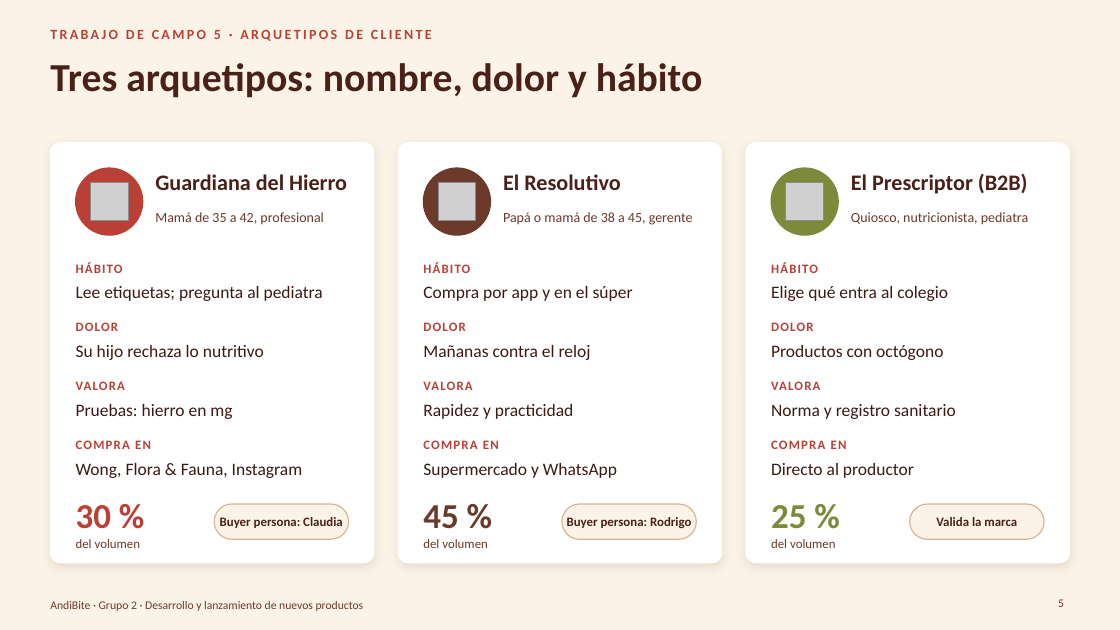
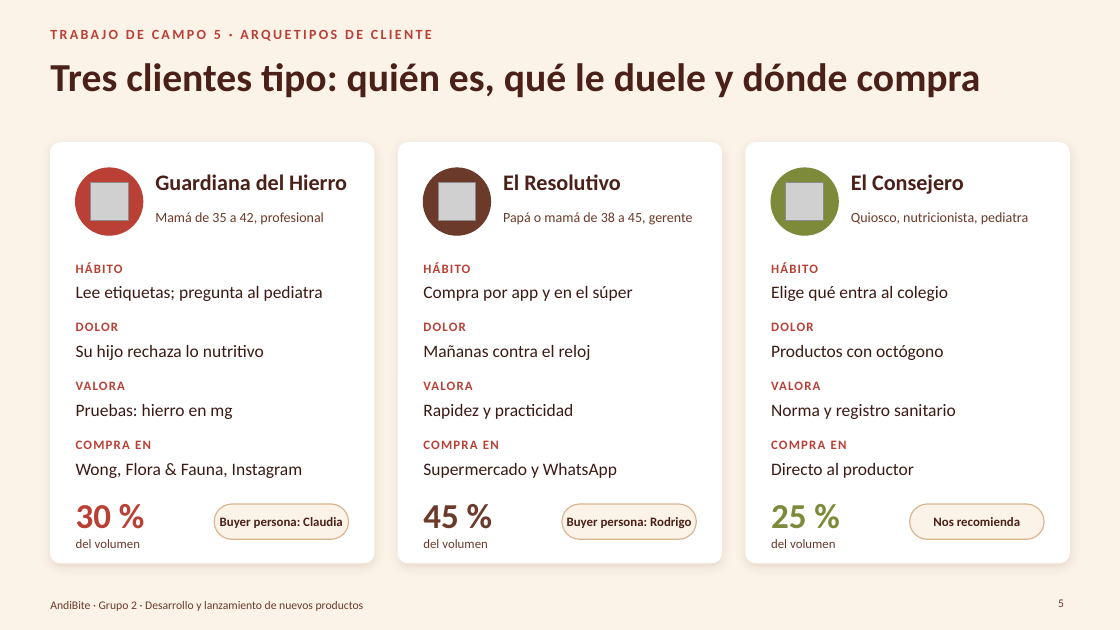
Before and after one commit to Darknow-web/Desarrollo-y-lanzamiento-de-producto-y-marca, a slide deck: slide 5 of 04-reformulacion/TC5-8/TC5-8-AndiBite.pptx. Drawn at 1120x630 pixels with LibreOffice and Linux fonts; fonts in the diff are those of the drawing; grey boxes stand for pictures; background and template pictures are left out. Boxes give left, top, right and bottom in pixels: in the first picture for what was removed or moved away, otherwise in the second. Text is boxed around its words. In the diff, an @@ line names an element or a change of style, - is before the commit and + after.

```diff
--- a/04-reformulacion/TC5-8/TC5-8-AndiBite.pptx
+++ b/04-reformulacion/TC5-8/TC5-8-AndiBite.pptx
@@ title at box(50, 63, 981, 98): text changed @@
-Tres arquetipos: nombre, dolor y hábito
+Tres clientes tipo: quién es, qué le duele y dónde compra
@@ text at box(851, 174, 964, 194): text changed @@
-El Prescriptor (B2B)
+El Consejero
@@ text at box(933, 517, 1020, 526): text changed @@
-Valida la marca
+Nos recomienda
```
Also in this commit, not shown: 25 other slides changed, 3 slides added, 5 other files.
